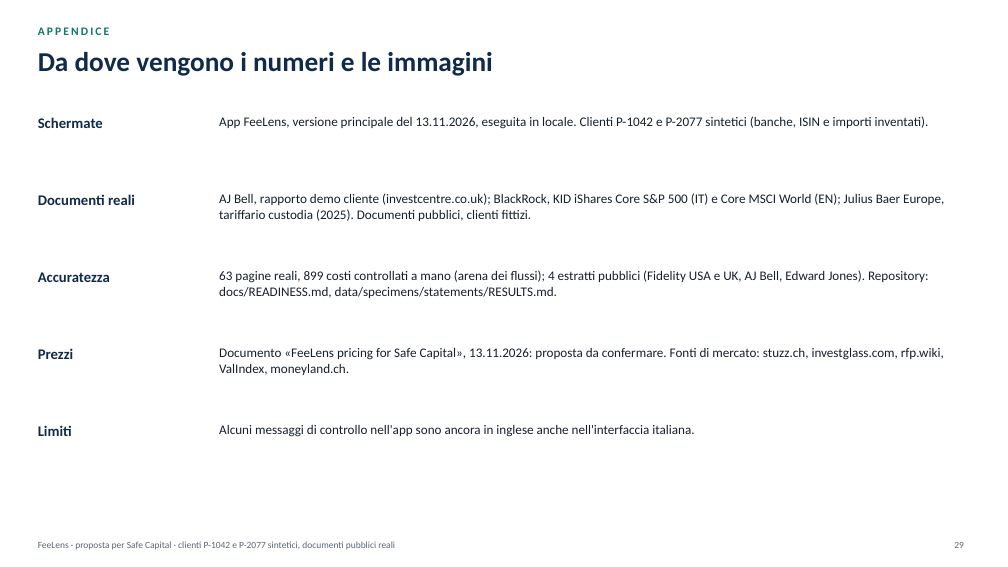
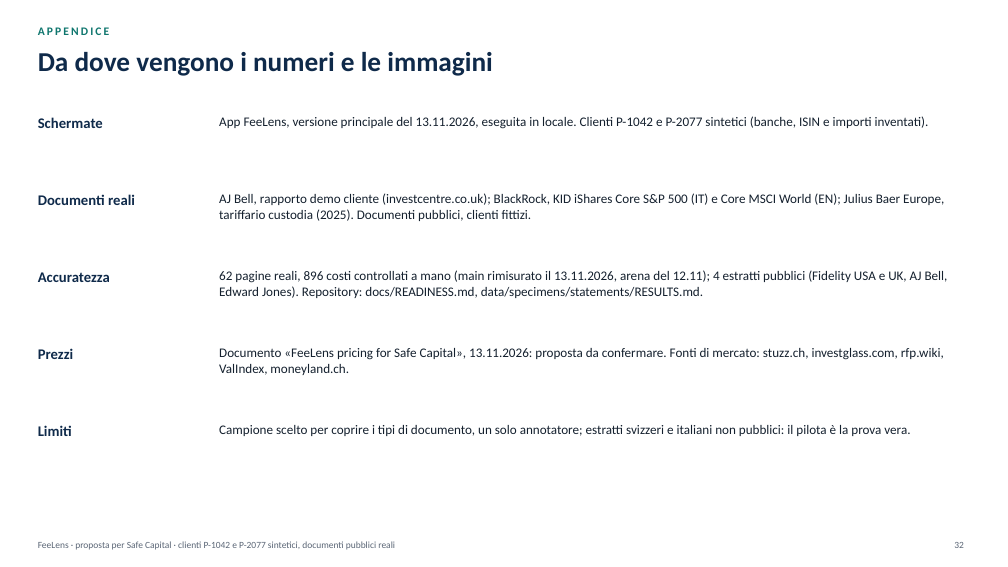
Before and after one commit to rossotti-alessandro/PortfolioCostEngine, a slide deck: slide 32 of slides/FeeLens_Proposta_IT.pptx (slide 29 before the commit). Drawn at 1008x567 pixels with LibreOffice and Linux fonts; fonts in the diff are those of the drawing. Boxes give left, top, right and bottom in pixels: in the first picture for what was removed or moved away, otherwise in the second. Text is boxed around its words. In the diff, an @@ line names an element or a change of style, - is before the commit and + after.

```diff
--- a/slides/FeeLens_Proposta_IT.pptx
+++ b/slides/FeeLens_Proposta_IT.pptx
@@ text at [219, 270, 948, 298]: text changed @@
-63 pagine reali, 899 costi controllati a mano (arena dei flussi); 4 estratti pubblici (Fidelity USA e UK, AJ Bell, Edward Jones). Repository: docs/READINESS.md, data/specimens/statements/RESULTS.md.
+62 pagine reali, 896 costi controllati a mano (main rimisurato il 13.11.2026, arena del 12.11); 4 estratti pubblici (Fidelity USA e UK, AJ Bell, Edward Jones). Repository: docs/READINESS.md, data/specimens/statements/RESULTS.md.
@@ text at [219, 425, 910, 436]: text changed @@
-Alcuni messaggi di controllo nell'app sono ancora in inglese anche nell'interfaccia italiana.
+Campione scelto per coprire i tipi di documento, un solo annotatore; estratti svizzeri e italiani non pubblici: il pilota è la prova vera.
@@ page number at [954, 542, 964, 548]: text changed @@
-29
+32
```
Also in this commit, not shown: 24 other slides changed, 4 slides added, 1 slide removed, 36 other files.
